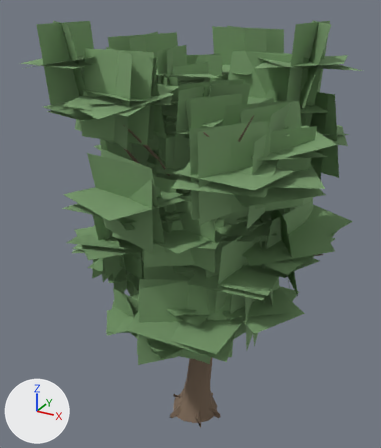
An edit to the glTF model assets/models/trees/tree_oak.glb, drawn before and after from the same camera.
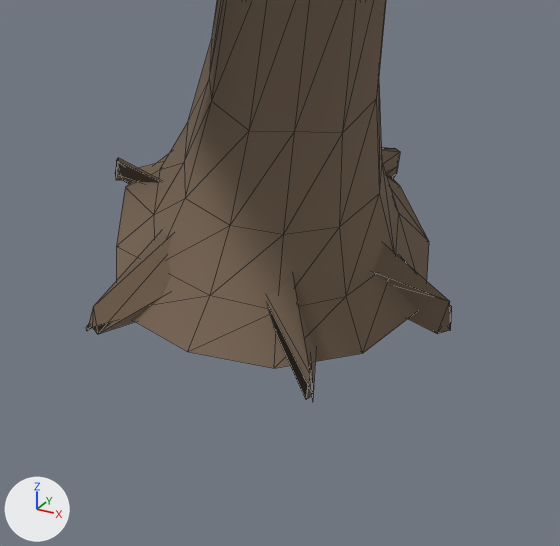
Old and new are each drawn whole from a camera (50 mm lens) standing at (5.57, -10.39, 10.94) and looking at (-0.37, 0.41, 5.54) and again close up on the part from 41% to 62% of the width and 83% to 100% of the height. The lights are fixed; the arrows at lower left show +X, +Y and +Z. The last two pictures show the newer version. The close-ups show mesh edges as thin lines. Vertices at exactly the same position are counted once.

The first close-up shows 'Tree_oak'.
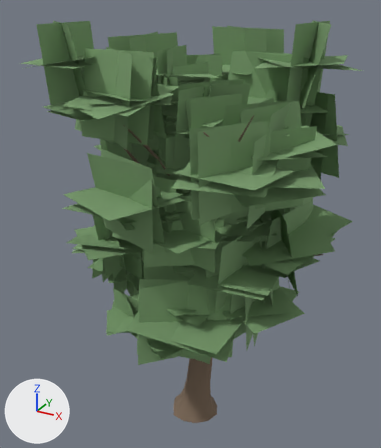
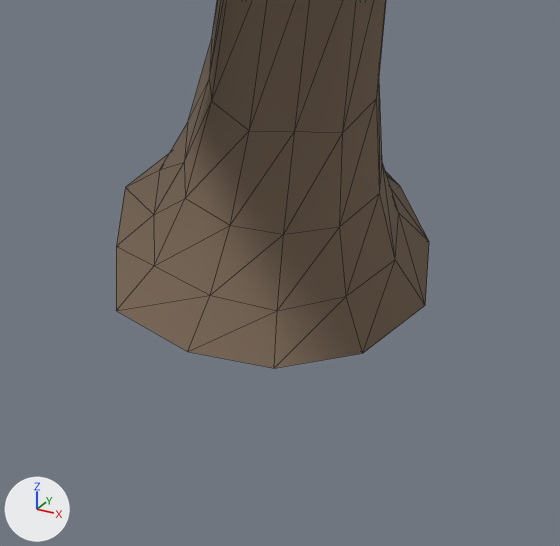
The newer file is also turned or shifted as a whole; pictures and numbers use the older file's frame.

Changed parts and their boxes [x1, y1, x2, y2] in the close-ups (560 x 546 px):
'Tree_oak', reshaped
    before: [86, 0, 452, 402]
    after: [116, 0, 429, 368]
part 1 of me_oaktrunk, deleted
    before: [86, 147, 452, 402]

Edits to the bpy script that builds the scene:
```text
Change me_oaktrunk:
    used by ob_tree_oak; location = (0.0, 0.0, 0.0)
    remove me_oaktrunk.from_pydata(...)  # 1872 vertices, 1424 faces; spans x -3.87..3.51, y -3.63..4.29, z 0.0..10.37
    add me_oaktrunk.from_pydata(...)  # 1812 vertices, 1328 faces; spans x -3.87..3.51, y -3.63..4.29, z 0.1..10.37
    me_oaktrunk part 1: 6 loose pieces with 60 vertices, spanning x -0.76..0.81, y -0.76..0.75, z 0.0..0.51, are deleted
```
